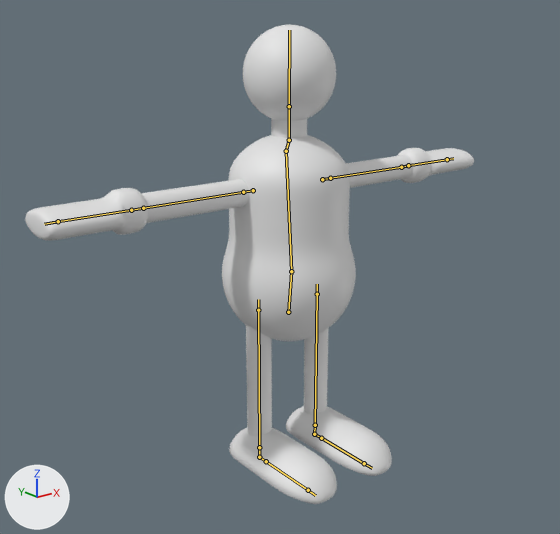
Two versions of the Blender file Assets/meshes/rubber_man.blend, one commit apart.
Before and after are seen from a 50 mm camera at (-1.059, -1.293, 0.975) aimed at (-0.053, -0.034, 0.472). The axes (+X, +Y, +Z) are drawn at lower left. The lights are the same throughout. The bones that bend it are drawn over the model as lines.

The first picture shows 'RubberBuddy'.
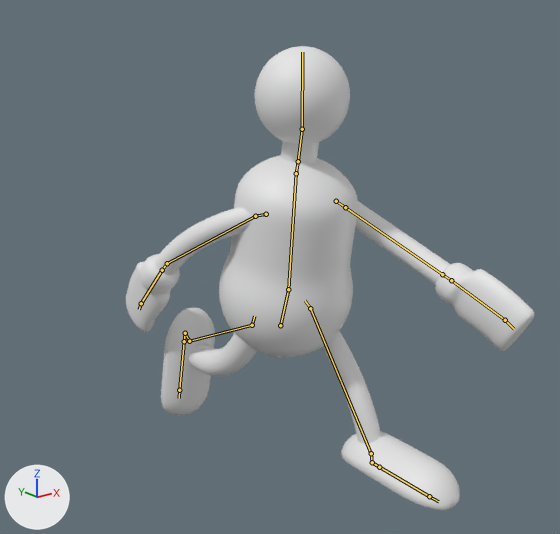
The newer file adds an action. The first version stands in its rest pose; the second is drawn at frame 6 of the action 'walk-loop'.

Pixel boxes (x1, y1, x2, y2) of what changed, in the pictures (560 x 534 px):
```json
{"object": "RubberBuddy", "change": "posed", "before": [25, 24, 474, 504], "after": [126, 46, 534, 510], "on screen": "9% narrower"}
{"bone": "BodyStart", "before": "(288, 312) to (291, 271)", "after": "(280, 325) to (288, 289)"}
{"bone": "BodyEnd", "before": "(286, 151) to (289, 140)", "after": "(296, 173) to (298, 161)"}
{"bone": "Neck", "before": "(289, 140) to (289, 106)", "after": "(298, 161) to (302, 129)"}
{"bone": "Head", "before": "(289, 106) to (289, 30)", "after": "(302, 129) to (302, 52)"}
{"bone": "ArmEnd.L", "before": "(401, 167) to (408, 165)", "after": "(442, 274) to (451, 280)"}
{"bone": "HandEnd.L", "before": "(447, 159) to (453, 158)", "after": "(505, 320) to (514, 329)"}
{"bone": "ArmEnd.R", "before": "(143, 208) to (131, 210)", "after": "(167, 263) to (162, 270)"}
{"bone": "HandEnd.R", "before": "(58, 221) to (44, 224)", "after": "(141, 303) to (139, 309)"}
```

Scene script edits in JSON lines:
```json
{"block": "bone_hipctrl", "where": "bone_hipctrl = bpy.data.objects['RubberSkeleton'].pose.bones['HipCtrl']  # child of 'Root'"}
{"op": "set", "path": "bone_hipctrl.location", "old": "(0.0, 0.0, 0.0)", "new": "(-0.01, 0.038, -0.006)"}
{"op": "set", "path": "bone_hipctrl.rotation_quaternion", "old": "(1.0, 0.0, 0.0, 0.0)", "new": "(0.994, 0.113, 0.0, 0.0)", "note": "degrees (0, 0, 0) -> degrees (13, 0, 0)"}
{"block": "bone_bodystart", "where": "bone_bodystart = bpy.data.objects['RubberSkeleton'].pose.bones['BodyStart']  # child of 'HipCtrl'"}
{"op": "set", "path": "bone_bodystart.rotation_quaternion", "old": "(1.0, 0.0, 0.0, 0.0)", "new": "(1.0, 0.003, 0.0, -0.018)", "note": "degrees (0, 0, 0) -> degrees (0, 0, -2)"}
{"block": "bone_bodyend", "where": "bone_bodyend = bpy.data.objects['RubberSkeleton'].pose.bones['BodyEnd']  # child of 'BodyStart'"}
{"op": "set", "path": "bone_bodyend.location", "old": "(0.0, 0.0, 0.0)", "new": "(0.007, -0.006, 0.0)"}
{"op": "set", "path": "bone_bodyend.rotation_quaternion", "old": "(1.0, 0.0, 0.0, 0.0)", "new": "(0.997, 0.0, 0.0, -0.078)", "note": "degrees (0, 0, 0) -> degrees (0, 0, -9)"}
{"block": "bone_neck", "where": "bone_neck = bpy.data.objects['RubberSkeleton'].pose.bones['Neck']  # child of 'BodyEnd'"}
{"op": "set", "path": "bone_neck.rotation_quaternion", "old": "(1.0, 0.0, 0.0, 0.0)", "new": "(0.997, 0.0, 0.0, 0.079)", "note": "degrees (0, 0, 0) -> degrees (0, 0, 9)"}
{"block": "bone_head", "where": "bone_head = bpy.data.objects['RubberSkeleton'].pose.bones['Head']  # child of 'Neck'"}
{"op": "set", "path": "bone_head.rotation_quaternion", "old": "(1.0, 0.0, 0.0, 0.0)", "new": "(0.997, -0.004, 0.016, -0.075)", "note": "degrees (0, 0, 0) -> degrees (-1, 2, -9)"}
{"block": "bone_armend_l", "where": "bone_armend_l = bpy.data.objects['RubberSkeleton'].pose.bones['ArmEnd.L']  # child of 'BodyEnd'"}
{"op": "set", "path": "bone_armend_l.location", "old": "(0.0, 0.0, 0.0)", "new": "(0.17, -0.148, 0.194)"}
{"op": "set", "path": "bone_armend_l.rotation_quaternion", "old": "(1.0, 0.0, 0.0, 0.0)", "new": "(0.406, 0.457, -0.773, 0.169)", "note": "degrees (0, 0, 0) -> degrees (-10, -129, 66)"}
{"block": "bone_handend_l", "where": "bone_handend_l = bpy.data.objects['RubberSkeleton'].pose.bones['HandEnd.L']  # child of 'BodyEnd'"}
{"op": "set", "path": "bone_handend_l.location", "old": "(0.0, 0.0, 0.0)", "new": "(0.255, -0.305, 0.336)"}
{"op": "set", "path": "bone_handend_l.rotation_quaternion", "old": "(1.0, 0.0, 0.0, 0.0)", "new": "(0.677, 0.279, -0.312, -0.606)", "note": "degrees (0, 0, 0) -> degrees (49, -5, -86)"}
{"block": "bone_armend_r", "where": "bone_armend_r = bpy.data.objects['RubberSkeleton'].pose.bones['ArmEnd.R']  # child of 'BodyEnd'"}
{"op": "set", "path": "bone_armend_r.location", "old": "(0.0, 0.0, 0.0)", "new": "(-0.103, -0.153, -0.246)"}
{"op": "set", "path": "bone_armend_r.rotation_quaternion", "old": "(1.0, 0.0, 0.0, 0.0)", "new": "(0.51, -0.446, -0.728, -0.097)", "note": "degrees (0, 0, 0) -> degrees (34, -124, -82)"}
{"block": "bone_handend_r", "where": "bone_handend_r = bpy.data.objects['RubberSkeleton'].pose.bones['HandEnd.R']  # child of 'BodyEnd'"}
{"op": "set", "path": "bone_handend_r.location", "old": "(0.0, 0.0, 0.0)", "new": "(-0.209, -0.312, -0.374)"}
{"op": "set", "path": "bone_handend_r.rotation_quaternion", "old": "(1.0, 0.0, 0.0, 0.0)", "new": "(0.637, -0.31, -0.245, 0.662)", "note": "degrees (0, 0, 0) -> degrees (-46, 6, 90)"}
{"block": "bone_footctrl_l", "where": "bone_footctrl_l = bpy.data.objects['RubberSkeleton'].pose.bones['FootCtrl.L']  # child of 'Root'"}
{"op": "set", "path": "bone_footctrl_l.location", "old": "(0.0, 0.0, 0.0)", "new": "(0.018, -0.182, 0.0)"}
{"block": "bone_footctrl_r", "where": "bone_footctrl_r = bpy.data.objects['RubberSkeleton'].pose.bones['FootCtrl.R']  # child of 'Root'"}
{"op": "set", "path": "bone_footctrl_r.location", "old": "(0.0, 0.0, 0.0)", "new": "(-0.028, 0.27, 0.235)"}
{"op": "set", "path": "bone_footctrl_r.rotation_quaternion", "old": "(1.0, 0.0, 0.0, 0.0)", "new": "(0.629, 0.777, 0.0, 0.0)", "note": "degrees (0, 0, 0) -> degrees (102, 0, 0)"}
{"block": "bone_knee_l", "where": "bone_knee_l = bpy.data.objects['RubberSkeleton'].pose.bones['Knee.L']"}
{"op": "set", "path": "bone_knee_l.location", "old": "(0.0, 0.0, 0.0)", "new": "(-0.004, 0.199, -0.07)"}
{"block": "bone_elbow_l", "where": "bone_elbow_l = bpy.data.objects['RubberSkeleton'].pose.bones['Elbow.L']"}
{"op": "set", "path": "bone_elbow_l.location", "old": "(0.0, 0.0, 0.0)", "new": "(0.084, -0.094, -0.027)"}
{"op": "set", "path": "bone_elbow_l.rotation_quaternion", "old": "(1.0, 0.0, 0.0, 0.0)", "new": "(0.481, 0.0, 0.0, -0.877)", "note": "degrees (0, 0, 0) -> degrees (0, 0, -123)"}
{"block": "bone_knee_r", "where": "bone_knee_r = bpy.data.objects['RubberSkeleton'].pose.bones['Knee.R']"}
{"op": "set", "path": "bone_knee_r.location", "old": "(0.0, 0.0, 0.0)", "new": "(-0.017, -0.068, 0.037)"}
{"block": "bone_elbow_r", "where": "bone_elbow_r = bpy.data.objects['RubberSkeleton'].pose.bones['Elbow.R']"}
{"op": "set", "path": "bone_elbow_r.location", "old": "(0.0, 0.0, 0.0)", "new": "(-0.046, 0.139, -0.043)"}
{"op": "set", "path": "bone_elbow_r.rotation_quaternion", "old": "(1.0, 0.0, 0.0, 0.0)", "new": "(0.435, 0.0, 0.0, -0.9)", "note": "degrees (0, 0, 0) -> degrees (0, 0, -128)"}
```
